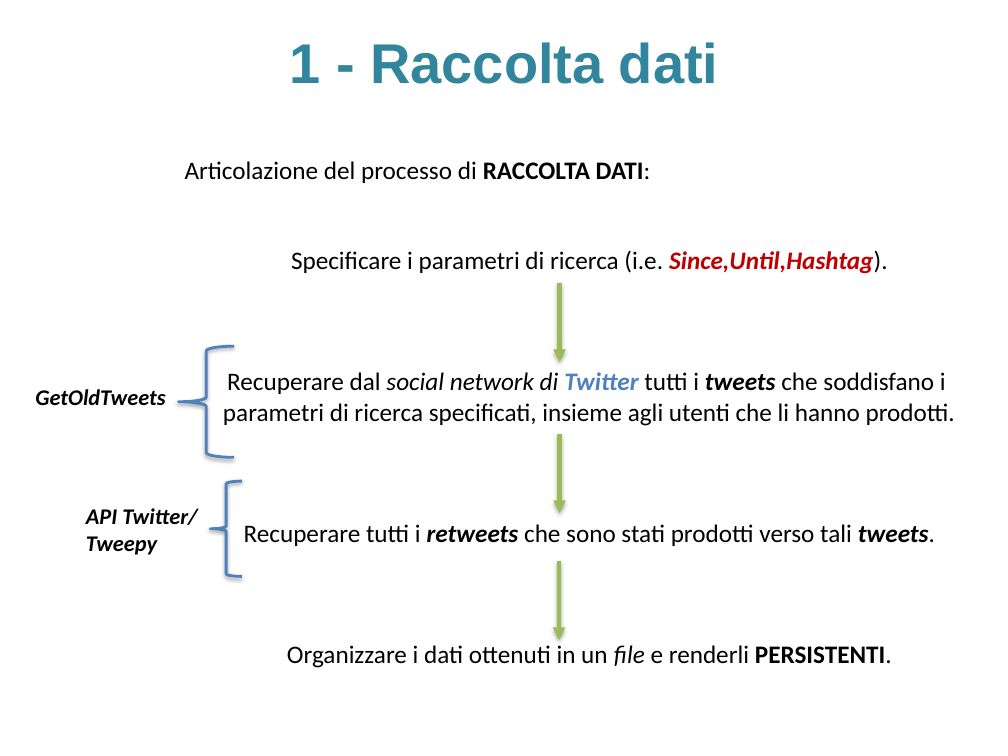
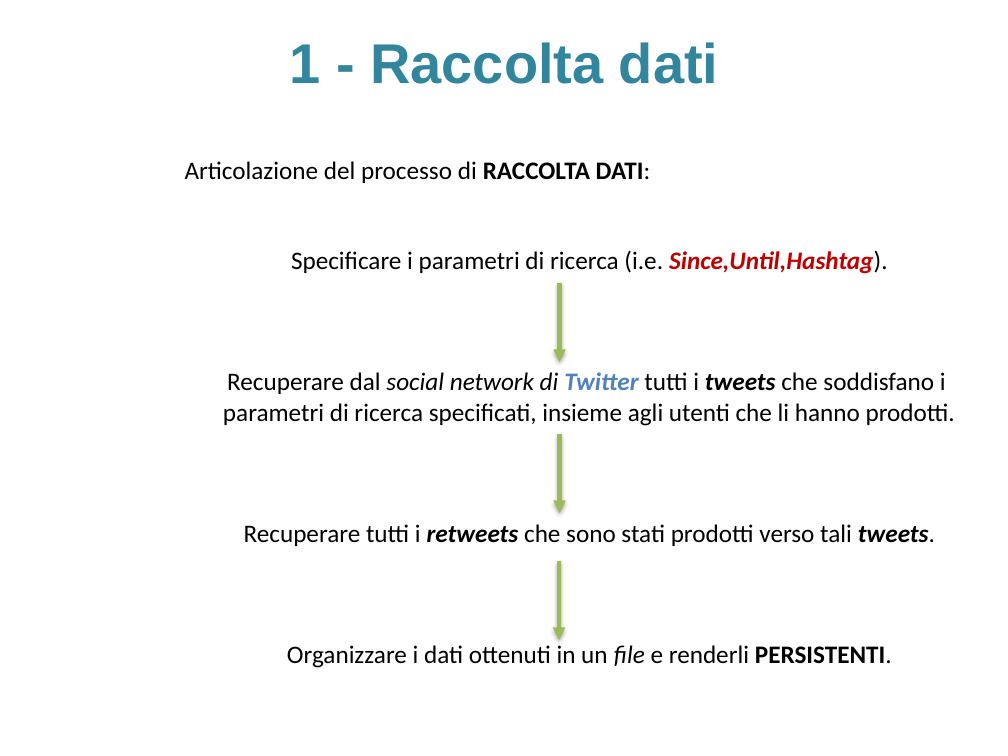
Before and after one commit to sidious1991/TesiLatex, a slide deck: slide 18 of PRESENTAZIONE_TESI/presentazione_agostini_stefano.pptx. Drawn at 1008x756 pixels with LibreOffice and Linux fonts; fonts in the diff are those of the drawing; background and template pictures are left out. Boxes give left, top, right and bottom in pixels: in the first picture for what was removed or moved away, otherwise in the second. Text is boxed around its words. In the diff, an @@ line names an element or a change of style, - is before the commit and + after.

```diff
--- a/PRESENTAZIONE_TESI/presentazione_agostini_stefano.pptx
+++ b/PRESENTAZIONE_TESI/presentazione_agostini_stefano.pptx
@@ left brace removed at (178,347,234,458) @@
@@ text removed at (35,389,165,405) @@
-GetOldTweets
@@ text removed at (86,508,198,555) @@
-API Twitter/
-Tweepy
@@ left brace removed at (211,481,242,576) @@
```
Also in this commit, not shown: 2 other slides changed, 1 other file.
